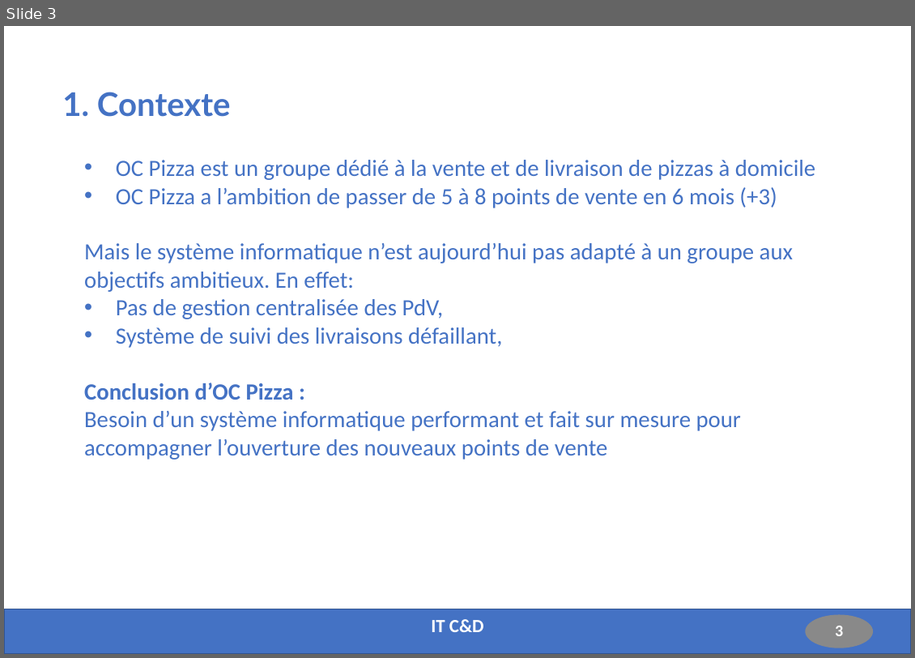
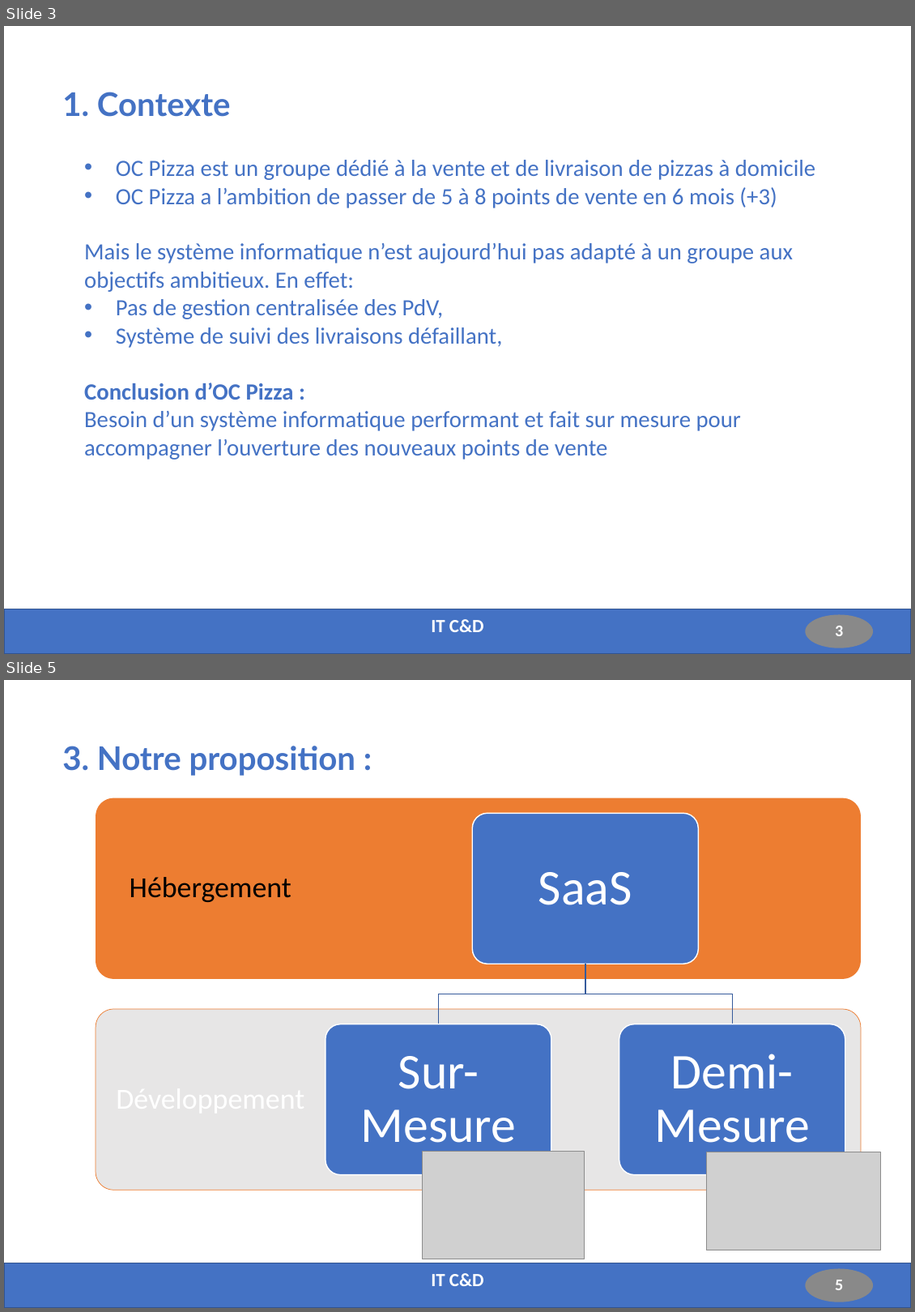
Before and after one commit to Fabrice-64/OC_Project_4, a slide deck: Solution_Fonctionnelle_Technique_Projet_4.pptx. Shown one above the other, each under a label of ours: slide 3 before the commit, slides 3 and 5 after it; the slides between them are not shown. The pictures are 915x658 and 915x1312 pixels, drawn with LibreOffice and Linux fonts; fonts in the diff are those of the drawing; grey boxes stand for pictures. Boxes give left, top, right and bottom in pixels: in the first picture for what was removed or moved away, otherwise in the second. Text is boxed around its words. In the diff, an @@ line names an element or a change of style, - is before the commit and + after.

```diff
--- a/Solution_Fonctionnelle_Technique_Projet_4.pptx
+++ b/Solution_Fonctionnelle_Technique_Projet_4.pptx
@@ slide 5 added at bbox=[4, 680, 911, 1308], background #FFFFFF; not listed: 2 template elements that a slide beside it also shows @@
@@ title added at bbox=[62, 746, 356, 776], 28 pt, text #4472C4, bold @@
+3. Notre proposition :
@@ group added at bbox=[96, 798, 881, 1260]: 5 rounded rectangles, 4 texts, 2 freeform shapes, 2 pictures @@
+Hébergement
+SaaS
+Sur-Mesure
+Demi-Mesure
@@ text added at bbox=[431, 1273, 484, 1286], 16 pt, text #FFFFFF, bold @@
+IT C&D
```
Also in this commit, not shown: 10 slides changed, 1 other slide added.
